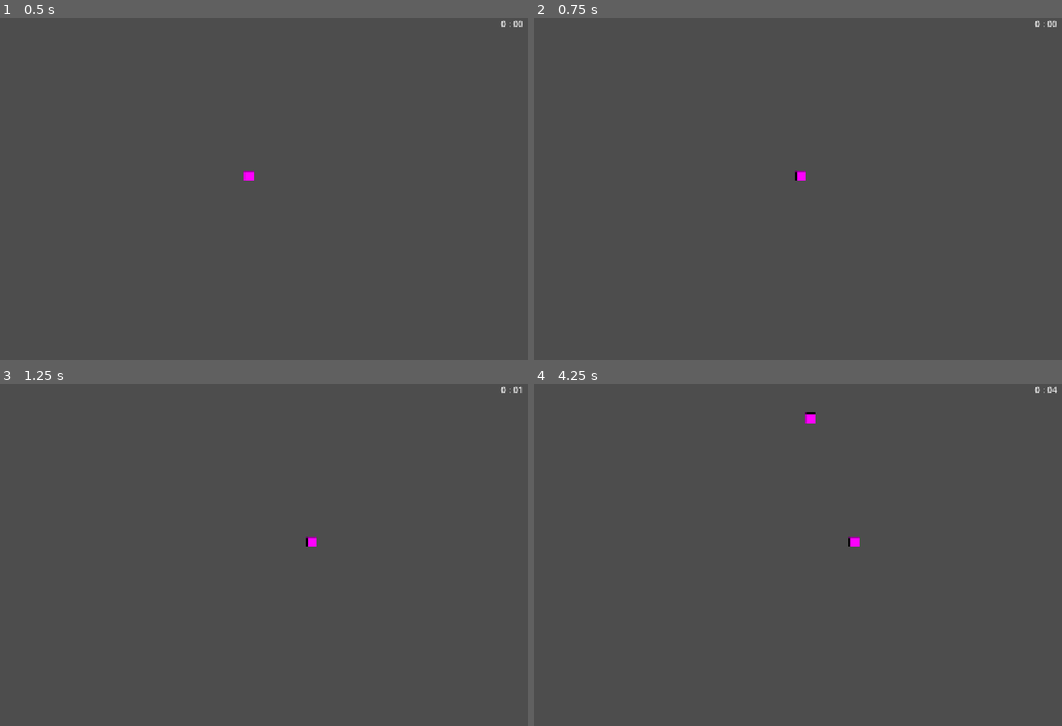
Above: before the commit, frames 1-4 (two rows, left to right).
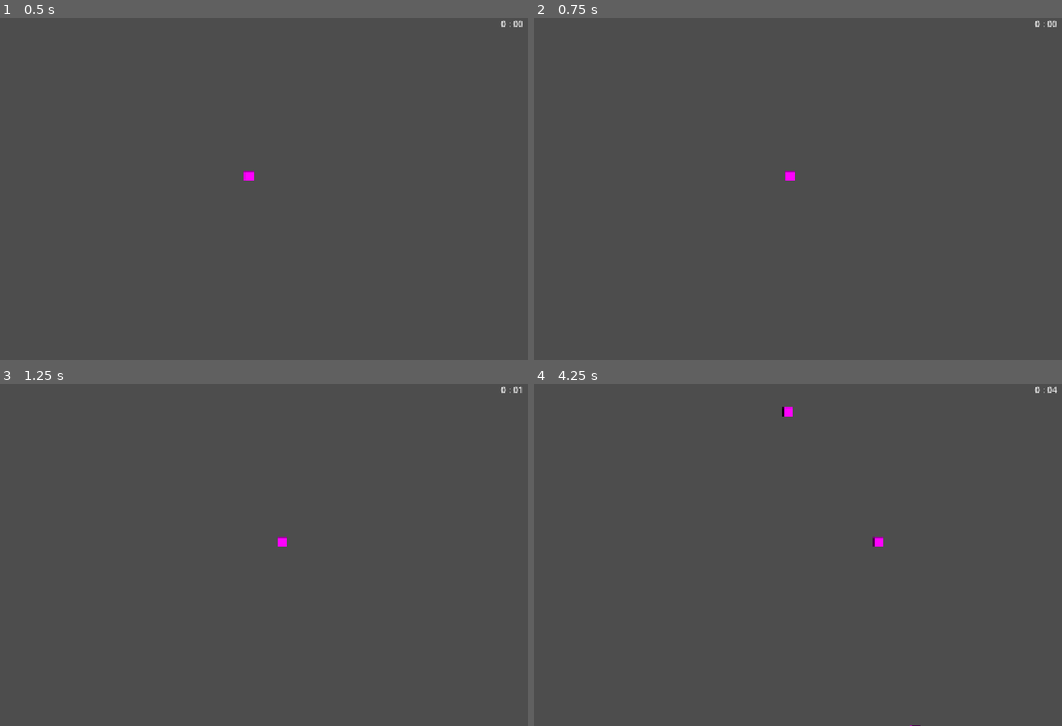
Above: after the commit, the same moments.

Repository: ulisesgarrod/ShivShift
Game: Godot game, scene res://scenes/escena.tscn
Two runs of this game, one before a commit and one after it. Both use one fixed random seed, a clock stepped at 60 frames per second and the inputs below.
Inputs:
- Up to frame 1 (0.5 s): no input
- Up to frame 2 (0.75 s): tap Enter at 0.5 s; hold D (right) from 0.53 s (still down); tap Shift (attack, bound only after the commit) at 0.6 s
- Up to frame 3 (1.25 s): keep holding D (right)
- Up to frame 4 (4.25 s): release D (right) at 1.28 s; hold S (down) 1.28-2.03 s; tap Shift (attack, bound only after the commit) every 0.75 s from 1.35 to 3.6 s; hold D (right) 2.03-2.78 s; hold W (up) 2.78-3.53 s; hold A (left) from 3.53 s (still down)

Frame 1 is identical in both runs. In frame 2, 0.1% of the frame differs, in the area x 47-52%, y 44-48%; in frame 3, 0.1%; in frame 4, 0.3%, in the area x 46-74%, y 6-100%.

Commit message:
Dash mechanic prototype implemented

Diff:
--- a/project.godot
+++ b/project.godot
@@ -42,6 +42,11 @@
 "events": [Object(InputEventKey,"resource_local_to_scene":false,"resource_name":"","device":-1,"window_id":0,"alt_press …(191 unchanged characters)…
 ]
 }
+attack={
+"deadzone": 0.2,
+"events": [Object(InputEventKey,"resource_local_to_scene":false,"resource_name":"","device":16,"window_id":0,"alt_pressed":false,"shift_pressed":false,"ctrl_pressed":false,"meta_pressed":false,"pressed":false,"keycode":0,"physical_keycode":4194325,"key_label":0,"unicode":0,"location":0,"echo":false,"script":null)
+]
+}
 
 [physics]
 
--- a/scripts/basic_enemy.gd
+++ b/scripts/basic_enemy.gd
@@ -1,4 +1,5 @@
 extends CharacterBody2D
+
 
 @export var player_reference : CharacterBody2D
 var direction : Vector2
--- a/scripts/player.gd
+++ b/scripts/player.gd
@@ -2,8 +2,44 @@
 
 
 var speed : float = 170
+var direction = Vector2.ZERO
+
+var is_dashing = false
+var dash_speed : float = 500
+var dash_duration : float = 0.2
+var dash_timer : float = 0.2
+
+var is_charging = false
+var charge_duration : float = 0.5
+var charge_timer : float = 0.5
 
 
 func _physics_process(_delta: float) -> void:
-	velocity = Input.get_vector("left", "right", "up", "down") * speed
-	move_and_slide()
+	if is_charging == true: #Charge state
+		velocity = Vector2.ZERO
+		direction = Input.get_vector("left", "right", "up", "down")
+		charge_timer -= _delta
+		if (charge_timer) <= 0:
+				execute_dash()
+	elif is_dashing == true: #Dash movement
+		dash_timer -= _delta
+		velocity = direction * dash_speed
+		move_and_slide()
+		if (dash_timer) <= 0:
+				is_dashing = false
+	else: #Normal state
+		velocity = Input.get_vector("left", "right", "up", "down") * speed
+		move_and_slide()
+		if Input.is_action_just_pressed("attack"):
+			charge()
+
+func charge() -> void:
+	if is_dashing == true || is_charging == true:
+		return
+	is_charging = true
+	charge_timer = charge_duration
+
+func execute_dash() -> void:
+	is_charging = false
+	is_dashing = true
+	dash_timer = dash_duration
